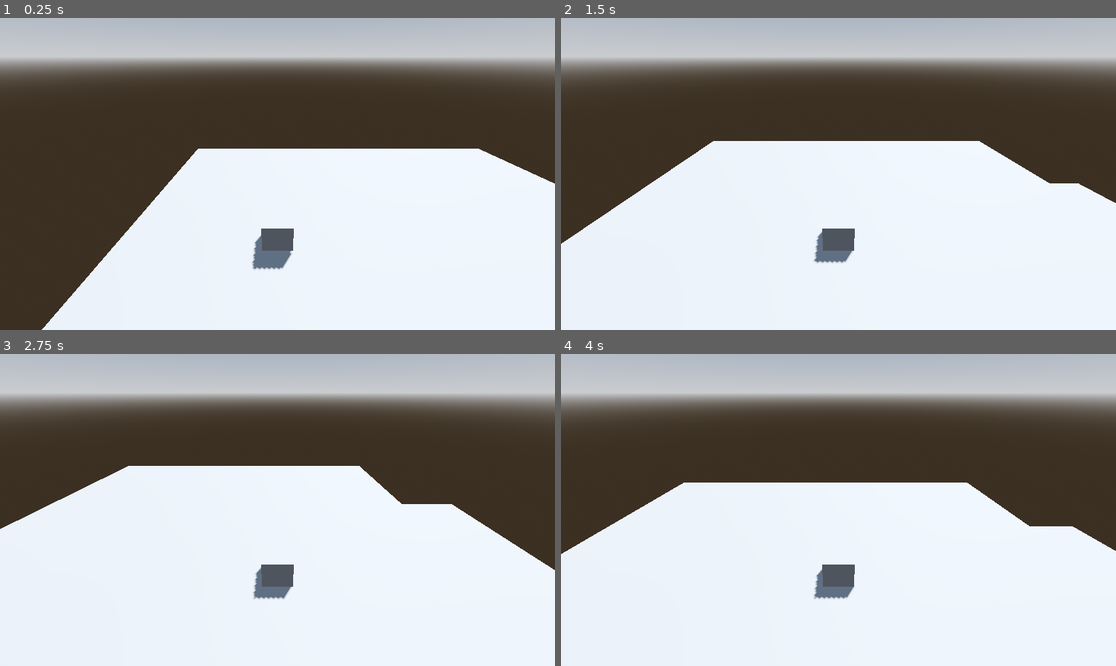
Above: before the commit, frames 1-4 (two rows, left to right).
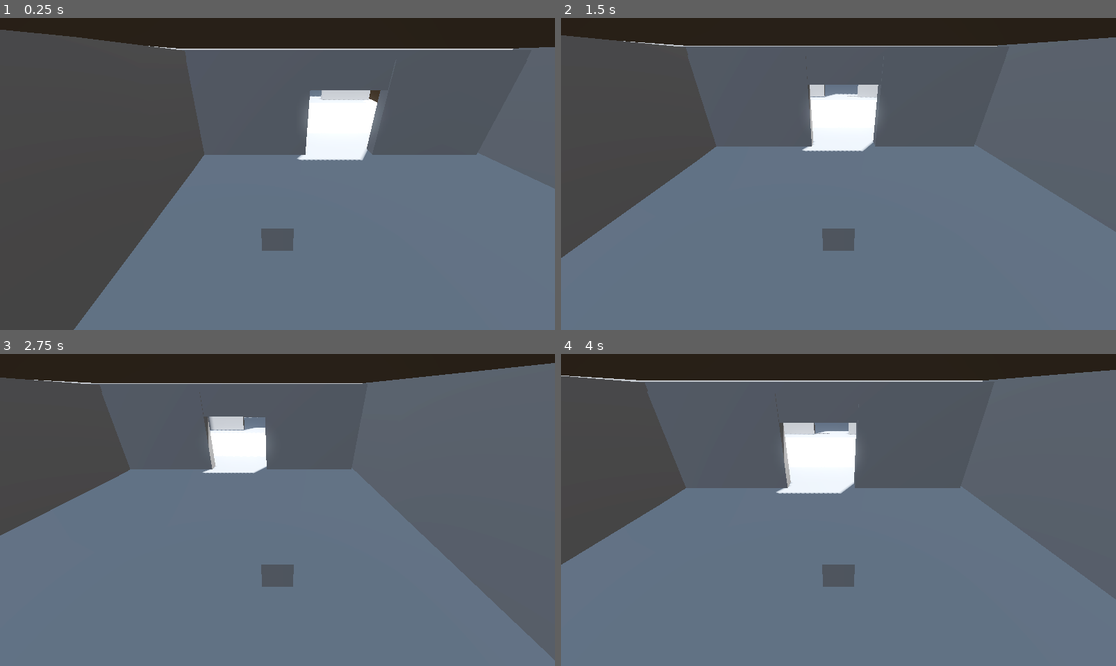
Above: after the commit, the same moments.

Repository: Beccaworsnop/Game-jam
Game: Godot game, scene res://node_3d.tscn
The game is run twice, just before and just after one commit, with the same random seed, the same clock (stepped at 60 frames per second) and the same inputs.
Inputs (mouse positions are in pixels of both pictures, inside the frame that each line leads up to):
- Up to frame 1 (0.25 s): no input
- Up to frame 2 (1.5 s): move the mouse to (960, 158) at 0.52 s; hold Right (ui_right) 0.53-1.28 s; move the mouse to (727, 189) at 1.27 s; hold Down (ui_down) from 1.28 s (still down)
- Up to frame 3 (2.75 s): move the mouse to (333, 441) at 2.02 s; release Down (ui_down) at 2.03 s; hold Right (ui_right) from 2.03 s (still down)
- Up to frame 4 (4 s): move the mouse to (810, 572) at 2.77 s; release Right (ui_right) at 2.78 s; hold Up (ui_up) 2.78-3.53 s; move the mouse to (1005, 556) at 3.52 s; hold Left (ui_left) from 3.53 s (still down)

The runs differ from the first frame. In frame 1, 97% of the frame differs, in the area x 0-100%, y 0-100%; in frame 2, 97%; in frame 3, 97%; in frame 4, 97%.

Commit message:
Add files via upload

Diff:
--- a/camera_3d.gd
+++ b/camera_3d.gd
@@ -1,12 +1,42 @@
-
 extends Camera3D
 
 @export var target: Node3D  # Drag your player here in the inspector
 @export var follow_speed: float = 5.0
 @export var offset: Vector3 = Vector3(0, 5, 5)  # Camera position relative to player
+@export var collision_margin: float = 0.1  # Distance to keep from walls
+
+@onready var ray_cast = $RayCast3D
+
+func _ready():
+	# Configure the raycast
+	ray_cast.enabled = true
+	ray_cast.collision_mask = 1  # Adjust based on your collision layers
+	ray_cast.collide_with_areas = false
+	ray_cast.collide_with_bodies = true
 
 func _process(delta):
 	if target:
 		var desired_position = target.global_position + offset
-		global_position = global_position.lerp(desired_position, follow_speed * delta)
+		var collision_free_position = check_collision(target.global_position, desired_position)
+
+		global_position = global_position.lerp(collision_free_position, follow_speed * delta)
 		look_at(target.global_position, Vector3.UP)
+
+func check_collision(start_pos: Vector3, end_pos: Vector3) -> Vector3:
+	# Cast ray from player to desired camera position
+	var space_state = get_world_3d().direct_space_state
+	var query = PhysicsRayQueryParameters3D.create(start_pos, end_pos)
+	query.collision_mask = 1  # Adjust based on your collision layers
+	query.collide_with_areas = false
+	query.collide_with_bodies = true
+
+	var result = space_state.intersect_ray(query)
+
+	if result:
+		# If collision detected, place camera at collision point minus margin
+		var collision_point = result.position
+		var direction = (end_pos - start_pos).normalized()
+		return collision_point - (direction * collision_margin)
+	else:
+		# No collision, use desired position
+		return end_pos
--- /dev/null
+++ b/doorwallsroom.tscn
@@ -0,0 +1,17 @@
+[gd_scene load_steps=3 format=3 uid="uid://b1ms7hqk6ufhu"]
+
+[sub_resource type="BoxMesh" id="BoxMesh_eeywm"]
+size = Vector3(7, 6, 1)
+
+[sub_resource type="BoxShape3D" id="BoxShape3D_av22b"]
+size = Vector3(7, 6, 1)
+
+[node name="doorwallsroom" type="StaticBody3D"]
+
+[node name="MeshInstance3D" type="MeshInstance3D" parent="."]
+transform = Transform3D(1, 0, 0, 0, 1, 0, 0, 0, 1, -5.96666, 8.14185, -7.96236)
+mesh = SubResource("BoxMesh_eeywm")
+
+[node name="CollisionShape3D" type="CollisionShape3D" parent="."]
+transform = Transform3D(1, 0, 0, 0, 1, 0, 0, 0, 1, -5.9, 8.1, -7.9)
+shape = SubResource("BoxShape3D_av22b")
--- /dev/null
+++ b/doorwalsroom_1_up.tscn
@@ -0,0 +1,17 @@
+[gd_scene load_steps=3 format=3 uid="uid://cxfmimhjqk08s"]
+
+[sub_resource type="BoxMesh" id="BoxMesh_dfuwc"]
+size = Vector3(20, 2, 1)
+
+[sub_resource type="BoxShape3D" id="BoxShape3D_f4wjr"]
+size = Vector3(20, 2, 1)
+
+[node name="doorwalsroom1up" type="StaticBody3D"]
+
+[node name="MeshInstance3D" type="MeshInstance3D" parent="."]
+transform = Transform3D(1, 0, 0, 0, 1, 0, 0, 0, 1, 0, 10.6, -8.045)
+mesh = SubResource("BoxMesh_dfuwc")
+
+[node name="CollisionShape3D" type="CollisionShape3D" parent="."]
+transform = Transform3D(1, 0, 0, 0, 1, 0, 0, 0, 1, 0, 10.685, -8)
+shape = SubResource("BoxShape3D_f4wjr")
--- a/node_3d.tscn
+++ b/node_3d.tscn
@@ -1,8 +1,11 @@
-[gd_scene load_steps=8 format=3 uid="uid://yrshypfu8se1"]
+[gd_scene load_steps=12 format=3 uid="uid://yrshypfu8se1"]
 
 [ext_resource type="PackedScene" uid="uid://cnlbrsxwtdm2c" path="res://floor_2.tscn" id="1_noarx"]
 [ext_resource type="PackedScene" uid="uid://dc6udabl1pnyk" path="res://player.tscn" id="2_a0tk4"]
 [ext_resource type="PackedScene" uid="uid://bn5wajsphcfws" path="res://ramp_stairs.tscn" id="3_a0tk4"]
+[ext_resource type="PackedScene" uid="uid://ce5t1r3lh6pex" path="res://static_body_3d.tscn" id="4_r3fl7"]
+[ext_resource type="PackedScene" uid="uid://cxfmimhjqk08s" path="res://doorwalsroom_1_up.tscn" id="5_i5arm"]
+[ext_resource type="PackedScene" uid="uid://b1ms7hqk6ufhu" path="res://doorwallsroom.tscn" id="6_wc5p8"]
 
 [sub_resource type="ProceduralSkyMaterial" id="ProceduralSkyMaterial_a0tk4"]
 sky_horizon_color = Color(0.662243, 0.671743, 0.686743, 1)
@@ -18,6 +21,9 @@
 glow_enabled = true
 
 [sub_resource type="BoxShape3D" id="BoxShape3D_r3fl7"]
+
+[sub_resource type="BoxMesh" id="BoxMesh_noarx"]
+size = Vector3(20, 1, 20)
 
 [node name="Node3D" type="Node3D"]
 
@@ -37,17 +43,75 @@
 [node name="floor1" parent="." instance=ExtResource("1_noarx")]
 transform = Transform3D(1, 0, 0, 0, 1, 0, 0, 0, 1, 0, 5.09831, 1.53273)
 
+[node name="floor1" parent="floor1" instance=ExtResource("1_noarx")]
+transform = Transform3D(1, 0, 0, 0, 1, 0, 0, 0, 1, 0, 7.08758, -0.132317)
+
+[node name="floor1" parent="floor1/floor1" instance=ExtResource("1_noarx")]
+transform = Transform3D(1, 0, 0, 0, 1, 0, 0, 0, 1, 0, -0.577468, -39.1973)
+
 [node name="floor2" parent="." instance=ExtResource("1_noarx")]
-transform = Transform3D(1, 0, 0, 0, 1, 0, 0, 0, 1, 9.52518, 1.394, 1.64934)
+transform = Transform3D(1, 0, 0, 0, 1, 0, 0, 0, 1, -0.00504208, 5.09564, -18.346)
+
+[node name="MeshInstance3D" type="MeshInstance3D" parent="floor2/MeshInstance3D" index="0"]
+transform = Transform3D(1, 0, 0, 0, 1, 0, 0, 0, 1, 0, 0, -28.9296)
+mesh = SubResource("BoxMesh_noarx")
+
+[node name="MeshInstance3D" type="MeshInstance3D" parent="floor2/MeshInstance3D/MeshInstance3D"]
+transform = Transform3D(1, 0, 0, 0, 1, 0, 0, 0, 1, -19.6236, 0, 0.21648)
+mesh = SubResource("BoxMesh_noarx")
 
 [node name="floor3" parent="." instance=ExtResource("1_noarx")]
 transform = Transform3D(1, 0, 0, 0, 1, 0, 0, 0, 1, 58.2443, -25.9037, -8.09966)
+
+[node name="MeshInstance3D" parent="floor3" index="0"]
+transform = Transform3D(0.0283229, 0, -0.999599, 0, 1, 0, 0.999599, 0, 0.0283229, -58.6185, 31.0386, -30.1768)
+
+[node name="CollisionShape3D" parent="floor3" index="1"]
+transform = Transform3D(1, 0, 0, 0, 1, 0, 0, 0, 1, -58.6, 31, -30.1)
 
 [node name="player" parent="." instance=ExtResource("2_a0tk4")]
 transform = Transform3D(1, 0, 0, 0, 1, 0, 0, 0, 1, -4.33494, 6.60906, -0.0118036)
 
 [node name="RampStairs" parent="." instance=ExtResource("3_a0tk4")]
-transform = Transform3D(1, 0, 0, 0, 1, 0, 0, 0, 1, 33.7643, -12.1231, 0)
+transform = Transform3D(-0.0144857, 0, 0.999895, 0, 1, 0, -0.999895, 0, -0.0144857, -11.8466, -4.73131, -74.2666)
+
+[node name="wallroom1" parent="." instance=ExtResource("4_r3fl7")]
+transform = Transform3D(0.999684, -0.00179712, -0.0250778, 0.00179769, 0.999998, 0, 0.0250778, -4.50822e-05, 0.999686, 0, 8.73193, 11.1018)
+
+[node name="DirectionalLight3D" type="DirectionalLight3D" parent="wallroom1"]
+transform = Transform3D(0.859934, 0.443811, -0.252082, -0.00310276, 0.498422, 0.86693, 0.510396, -0.744719, 0.429986, -1.63095, -8.71034, -47.0646)
+shadow_enabled = true
+
+[node name="wallroom1" parent="wallroom1" instance=ExtResource("4_r3fl7")]
+transform = Transform3D(-0.997678, 0.00538112, -0.0678935, 0.00538833, 0.999985, 7.69696e-05, 0.0678929, -0.000289041, -0.997693, -1.48355, 0.0213184, -58.8704)
+
+[node name="wallroom3" parent="wallroom1" instance=ExtResource("4_r3fl7")]
+transform = Transform3D(0.0013284, 0.00178204, -0.999997, -0.0198417, 0.999801, 0.00175533, 0.999801, 0.0198394, 0.00136342, 8.00142, -0.277481, -49.3423)
+
+[node name="doorwallsroom" parent="wallroom1" instance=ExtResource("6_wc5p8")]
+transform = Transform3D(-0.99992, 0.00359524, 0.0120424, 0.00359524, 0.999993, -2.16485e-05, -0.0120424, 2.16485e-05, -0.999927, -0.938684, -8.71159, -47.082)
+
+[node name="doorwallsroom2" parent="wallroom1" instance=ExtResource("6_wc5p8")]
+transform = Transform3D(-0.99992, 0.00359524, 0.0120424, 0.00359524, 0.999993, -2.16485e-05, -0.0120424, 2.16485e-05, -0.999927, -13.114, -8.18279, -47.2029)
+
+[node name="wallroom3" parent="." instance=ExtResource("4_r3fl7")]
+transform = Transform3D(-0.0134396, 0.00157372, 0.999909, -0.0198152, 0.999802, -0.00183989, -0.999713, -0.0198382, -0.0134057, -9.60734, 8.73193, 1.47939)
+
+[node name="wallroom3" parent="wallroom3" instance=ExtResource("4_r3fl7")]
+transform = Transform3D(0.999425, -0.00138759, 0.0338743, 0.00203632, 0.999815, -0.0191223, -0.0338416, 0.0191803, 0.999243, 38.044, 0.648749, 0.547325)
+
+[node name="wallroom2" parent="." instance=ExtResource("4_r3fl7")]
+transform = Transform3D(0.0191101, -3.43539e-05, -0.999817, 0.00179769, 0.999998, -1.81883e-12, 0.999816, -0.00179736, 0.0191101, 9.73275, 8.73193, 1.44558)
+
+[node name="doorwalsroom1up" parent="." instance=ExtResource("5_i5arm")]
+
+[node name="doorwallsroom" parent="." instance=ExtResource("6_wc5p8")]
+
+[node name="doorwallsroom2" parent="." instance=ExtResource("6_wc5p8")]
+transform = Transform3D(1, 0, 0, 0, 1, 0, 0, 0, 1, 11.4848, 0, 0)
+
+[node name="floor4" parent="." instance=ExtResource("1_noarx")]
+transform = Transform3D(1, 0, 0, 0, 1, 0, 0, 0, 1, -23.6292, -13.6617, -99.4049)
 
 [editable path="floor2"]
 [editable path="floor3"]
--- a/player.tscn
+++ b/player.tscn
@@ -20,3 +20,5 @@
 transform = Transform3D(1, 0, 0, 0, 0.866025, 0.5, 0, -0.5, 0.866025, 0, 5, 5)
 current = true
 script = ExtResource("2_i3pqv")
+
+[node name="RayCast3D" type="RayCast3D" parent="Camera3D"]
--- a/spring_arm_3d.gd
+++ b/spring_arm_3d.gd
@@ -1,10 +1,10 @@
 extends SpringArm3D
 
-@export var mouse_sensibility: float = 0.005
+@export var sensitivity: float = 0.005
 
 func _ready():
 	Input.set_mouse_mode(Input.MOUSE_MODE_CAPTURED)
 
 func _unhandled_input(event):
 	if event is InputEventMouseMotion:
-		rotation.y -= event.relative.x * mouse_sensibility
+		rotation.y -= event.relative.x * sensitivity
--- /dev/null
+++ b/static_body_3d.tscn
@@ -0,0 +1,15 @@
+[gd_scene load_steps=3 format=3 uid="uid://ce5t1r3lh6pex"]
+
+[sub_resource type="BoxMesh" id="BoxMesh_3wdy0"]
+size = Vector3(20, 6, 1)
+
+[sub_resource type="BoxShape3D" id="BoxShape3D_wago0"]
+size = Vector3(20, 6, 1)
+
+[node name="wallroom1" type="StaticBody3D"]
+
+[node name="MeshInstance3D" type="MeshInstance3D" parent="."]
+mesh = SubResource("BoxMesh_3wdy0")
+
+[node name="CollisionShape3D" type="CollisionShape3D" parent="."]
+shape = SubResource("BoxShape3D_wago0")
